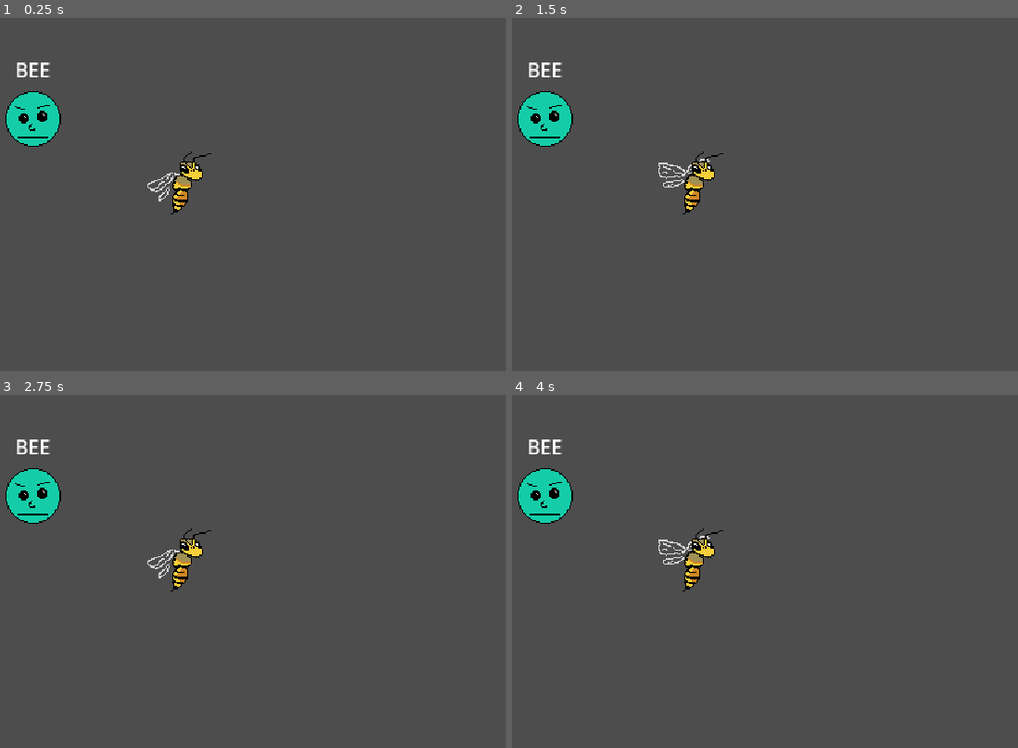
Above: before the commit, frames 1-4 (two rows, left to right).
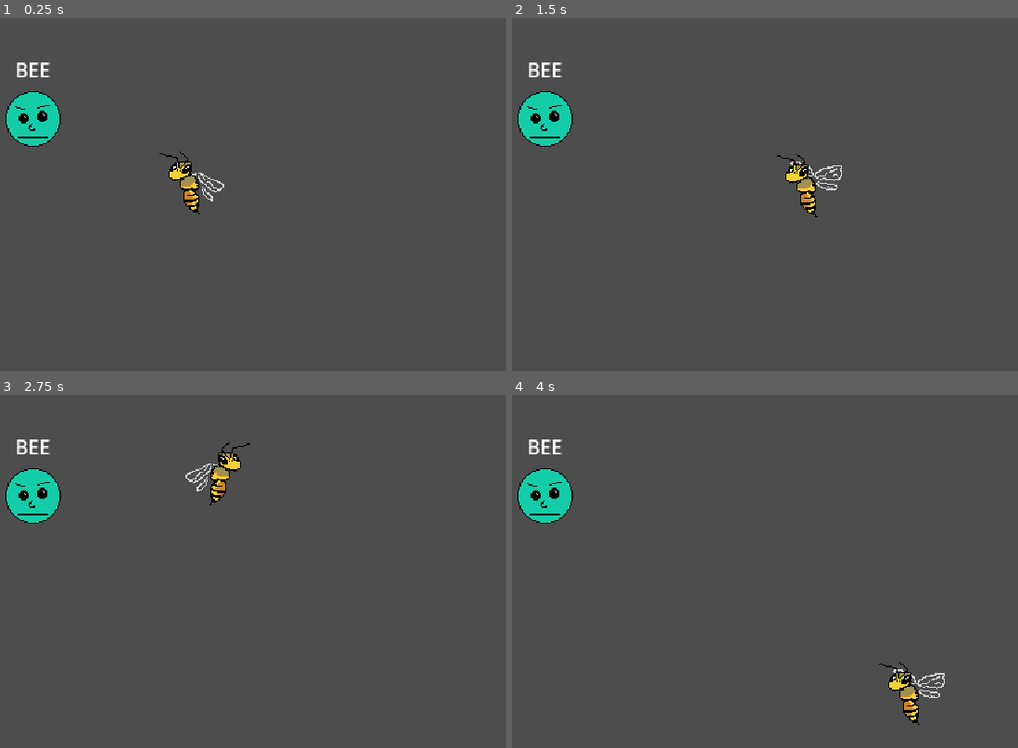
Above: after the commit, the same moments.

Repository: DireLines/spelling-bee
Game: Godot game, scene res://Main.tscn
Two runs of this game, one before a commit and one after it. Both use one fixed random seed, a clock stepped at 60 frames per second and the inputs below.
Inputs (mouse positions are in pixels of both pictures, inside the frame that each line leads up to):
- Up to frame 1 (0.25 s): no input
- Up to frame 2 (1.5 s): tap Enter at 0.5 s; move the mouse to (830, 190) at 0.52 s; press the mouse at (830, 190) at 0.53 s; move the mouse to (517, 240) at 1.27 s; release the mouse at (517, 240) at 1.28 s; right-click (517, 240) at 1.35 s
- Up to frame 3 (2.75 s): move the mouse to (227, 486) at 2.02 s; press the mouse at (227, 486) at 2.03 s
- Up to frame 4 (4 s): move the mouse to (628, 691) at 2.77 s; release the mouse at (628, 691) at 2.78 s; right-click (628, 691) at 2.85 s; move the mouse to (891, 666) at 3.52 s; press the mouse at (891, 666) at 3.53 s

The runs differ from the first frame. In frame 1, 0.8% of the frame differs, in the area x 29-45%, y 37-56%; in frame 2, 1.3%; in frame 3, 1.2%; in frame 4, 1.3%, in the area x 28-86%, y 37-94%.
Error before the commit: Parse Error: Preload file "res://bullet.tscn" does not exist. (res://Scripts/Player.gd:37)

Commit message:
fix path

Diff:
--- a/Scripts/Player.gd
+++ b/Scripts/Player.gd
@@ -34,7 +34,7 @@
 			if c >= 'A' and c <= 'Z':
 				load_bullet(c)
 
-var bullet_prefab = preload("res://bullet.tscn")
+var bullet_prefab = preload("res://Prefabs/bullet.tscn")
 func load_bullet(letter:String):
 	var bullet = bullet_prefab.instantiate()
 	get_tree().get_root().add_child(bullet)
